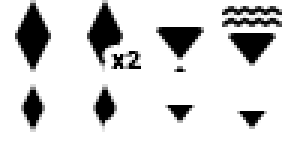
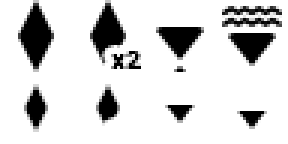
Comparing the layer stacks of the two 288×144 images. Changes:
pixels changed over [15, 0, 126, 132] (layer not identified)
